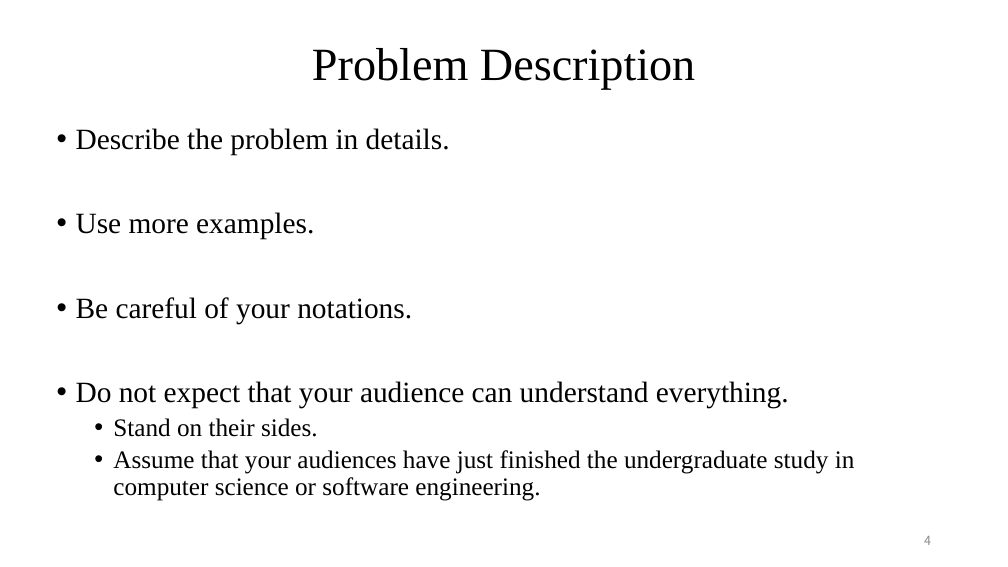
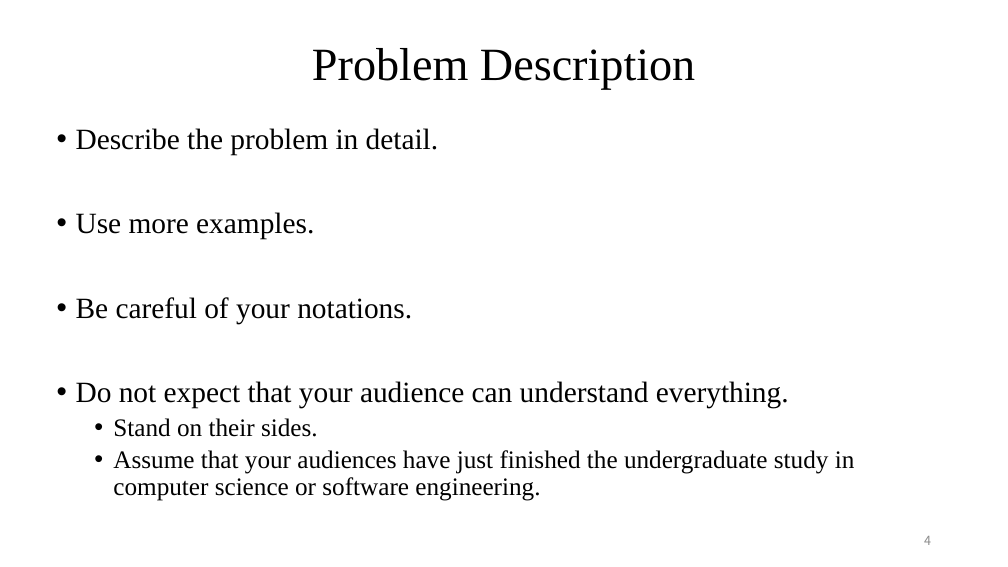
Before and after one commit to edisonchan-szu/edisonchan-szu.github.io, a slide deck: slide 4 of publication/Think_Present_Papers.pptx. Drawn at 1008x567 pixels with LibreOffice and Linux fonts; fonts in the diff are those of the drawing. Boxes give left, top, right and bottom in pixels: in the first picture for what was removed or moved away, otherwise in the second. Text is boxed around its words. In the diff, an @@ line names an element or a change of style, - is before the commit and + after.

```diff
--- a/publication/Think_Present_Papers.pptx
+++ b/publication/Think_Present_Papers.pptx
@@ text at (x1=76, y1=128, x2=439, y2=155): text changed @@
-• Describe the problem in details.
+• Describe the problem in detail.
```
Also in this commit, not shown: 4 slides added, 1 slide removed.
